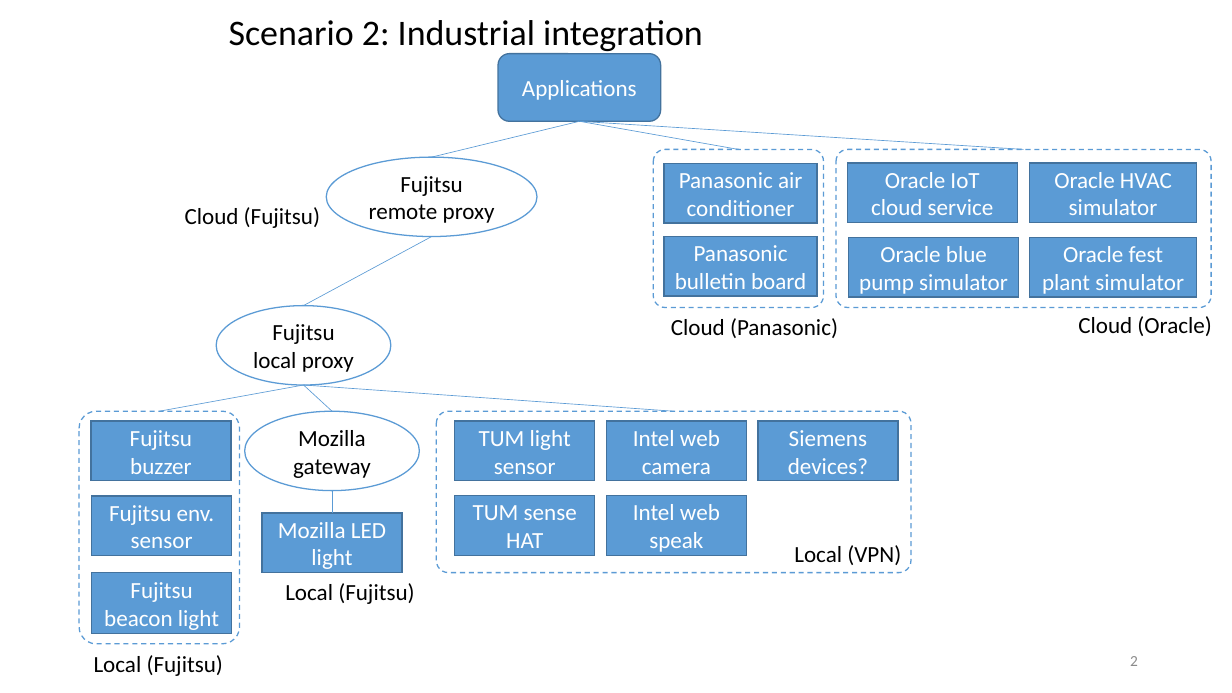
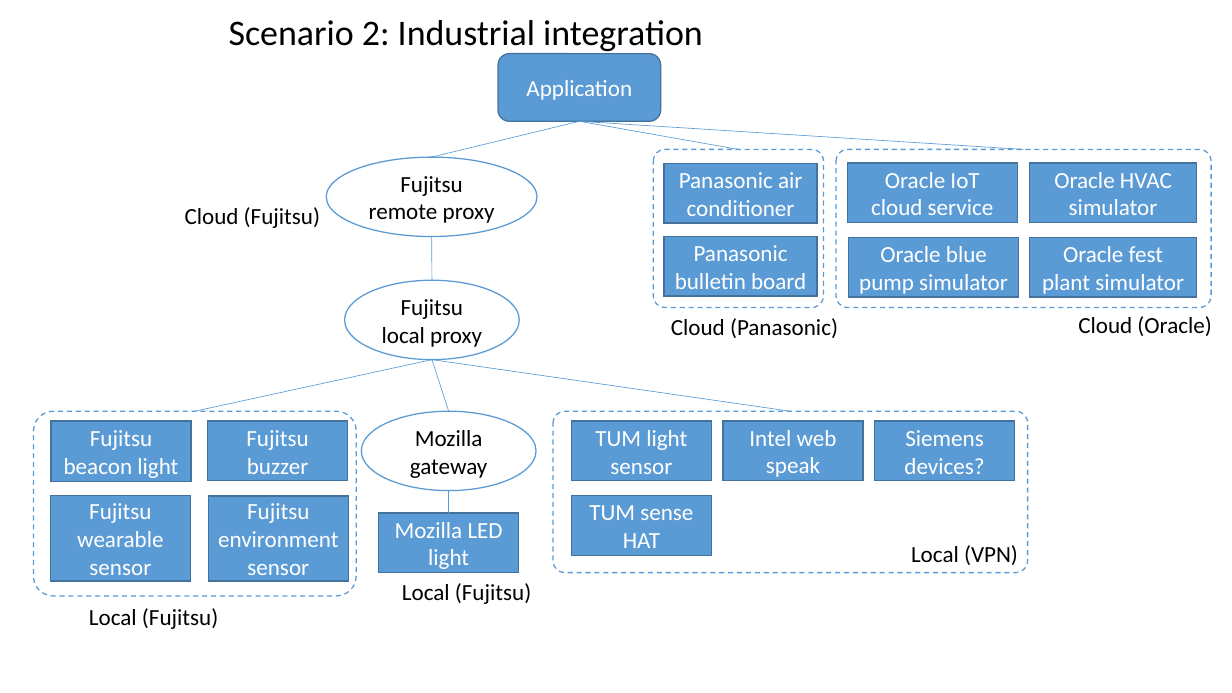
Before and after one commit to w3c/wot, a slide deck: slide 2 of plugfest/2019-tpac-fukuoka/images/test_scenario.pptx. Drawn at 1232x693 pixels with LibreOffice and Linux fonts; fonts in the diff are those of the drawing. Boxes give left, top, right and bottom in pixels: in the first picture for what was removed or moved away, otherwise in the second. Text is boxed around its words. In the diff, an @@ line names an element or a change of style, - is before the commit and + after.

```diff
--- a/plugfest/2019-tpac-fukuoka/images/test_scenario.pptx
+++ b/plugfest/2019-tpac-fukuoka/images/test_scenario.pptx
@@ text in rounded rectangle at [526, 80, 632, 100]: text changed @@
-Applications
+Application
@@ line moved from (432, 237) - (304, 306) to (432, 237) - (432, 280) @@
@@ ellipse "Fujitsu local proxy": place and size @@
-ellipse "Fujitsu local proxy" at [216, 306, 391, 385]
+ellipse "Fujitsu local proxy" at [345, 280, 519, 360]
@@ line moved from (304, 385) - (159, 411) to (432, 360) - (195, 411) @@
@@ line moved from (304, 385) - (674, 411) to (432, 360) - (790, 411) @@
@@ line moved from (304, 385) - (332, 411) to (432, 360) - (449, 411) @@
@@ rounded rectangle: place and size @@
-rounded rectangle at [79, 411, 240, 644]
+rounded rectangle at [33, 411, 356, 596]
@@ rounded rectangle: place and size @@
-rounded rectangle at [436, 411, 911, 573]
+rounded rectangle at [554, 411, 1029, 573]
@@ rectangle "Fujitsu beacon light": place and size @@
-rectangle "Fujitsu beacon light" at [91, 573, 232, 634]
+rectangle "Fujitsu beacon light" at [51, 421, 191, 482]
@@ rectangle removed at [606, 421, 747, 482] @@
-Intel web camera
@@ rectangle "Intel web speak": place and size @@
-rectangle "Intel web speak" at [606, 495, 747, 555]
+rectangle "Intel web speak" at [723, 421, 863, 482]
@@ rectangle added at [51, 495, 191, 580], fill #5B9BD5, outline #43739E 1 pt, 18 pt, text #FFFFFF @@
+Fujitsu wearable sensor
@@ rectangle "Fujitsu environment sensor": place and size @@
-rectangle "Fujitsu environment sensor" at [91, 496, 232, 556]
+rectangle "Fujitsu environment sensor" at [208, 496, 348, 581]
@@ text in rectangle at [218, 503, 338, 581]: text changed @@
-Fujitsu env. sensor
+Fujitsu environment sensor
@@ 5 rectangles, 2 texts, 1 ellipse, 1 line: place and size @@
-5 rectangles, 2 texts, 1 ellipse, 1 line at [91, 411, 901, 604]
+5 rectangles, 2 texts, 1 ellipse, 1 line at [208, 411, 1018, 604]
@@ text "Local (Fujitsu)": place and size @@
-text "Local (Fujitsu)" at [94, 655, 223, 676]
+text "Local (Fujitsu)" at [89, 608, 218, 629]
@@ page number removed at [1130, 656, 1138, 666] @@
-2
```
Also in this commit, not shown: 1 other slide changed, 2 other files.
